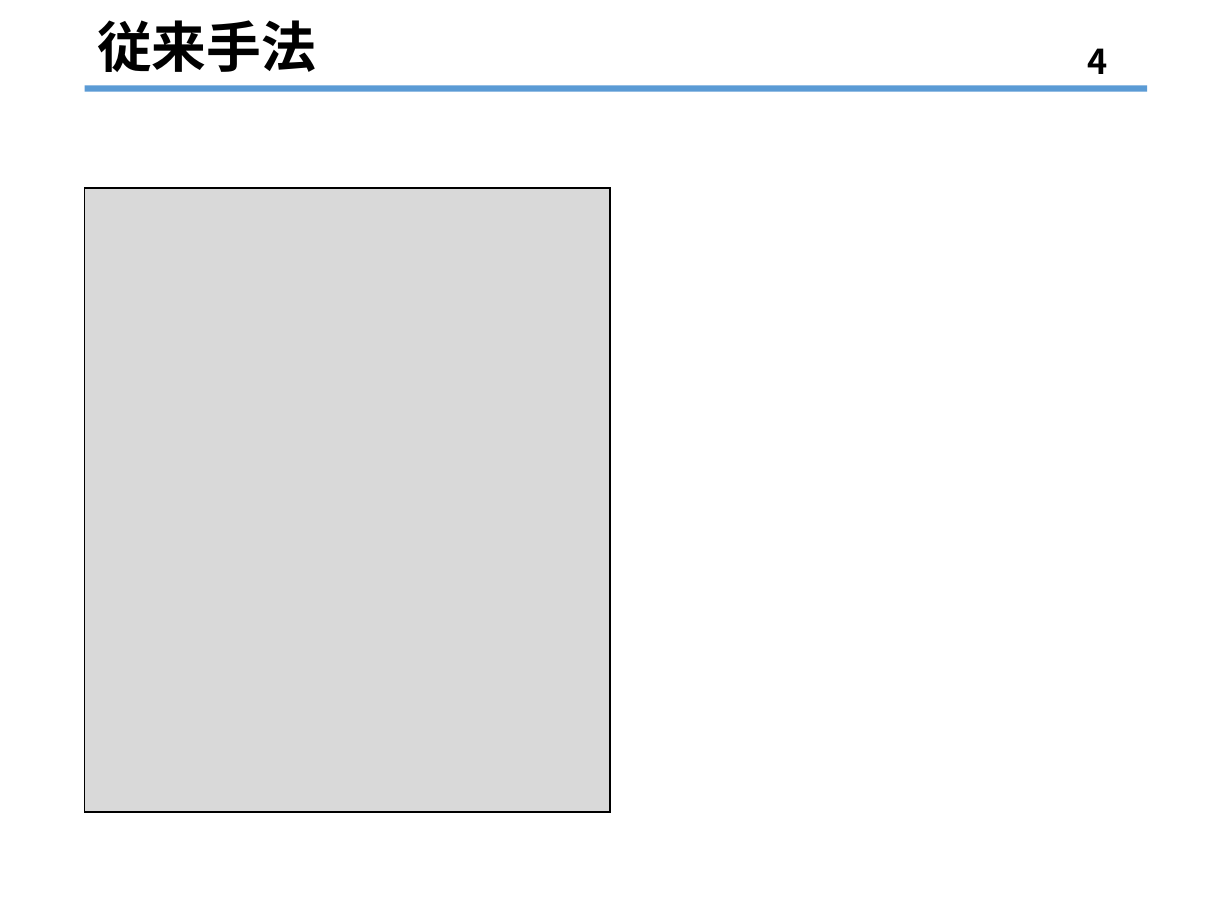
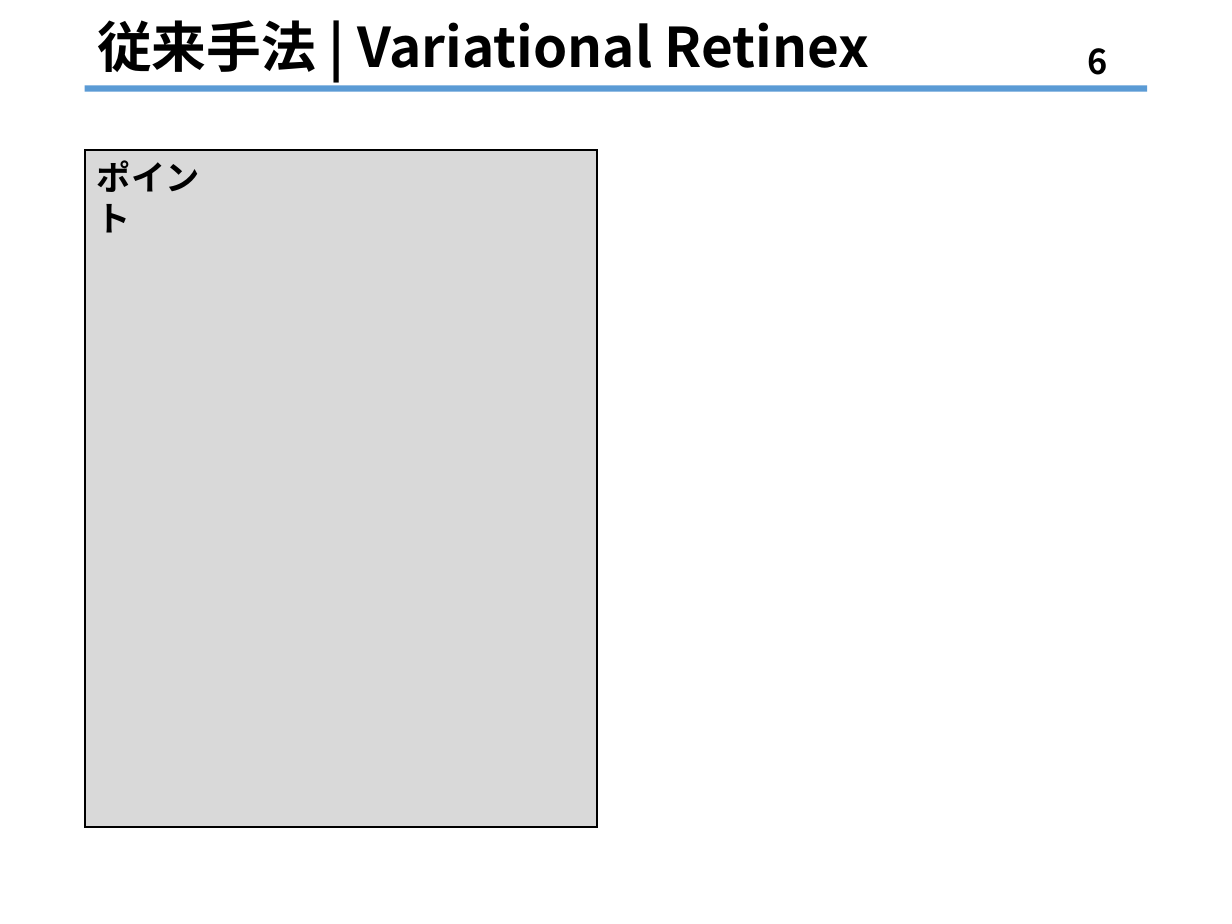
Before and after one commit to kazulive/IlluminationEnhancement, a slide deck: slide 6 of MySubject/slide/2019_04_25/2019_04_25_栗原.pptx (slide 4 before the commit). Drawn at 1232x924 pixels with LibreOffice and Linux fonts; fonts in the diff are those of the drawing. Boxes give left, top, right and bottom in pixels: in the first picture for what was removed or moved away, otherwise in the second. Text is boxed around its words. In the diff, an @@ line names an element or a change of style, - is before the commit and + after.

```diff
--- a/MySubject/slide/2019_04_25/2019_04_25_栗原.pptx
+++ b/MySubject/slide/2019_04_25/2019_04_25_栗原.pptx
@@ title at box(97, 20, 870, 72): text changed @@
-従来手法
+従来手法 | Variational Retinex
@@ page number at box(1087, 48, 1107, 75): text changed @@
-4
+6
@@ rectangle: place and size @@
-rectangle at box(85, 188, 611, 812)
+rectangle at box(85, 150, 598, 827)
@@ text added at box(97, 160, 200, 233), 20 pt, text #000000, bold @@
+ポイント
```
Also in this commit, not shown: 2 other slides changed, 4 slides added, 1 slide removed, 6 other files.
